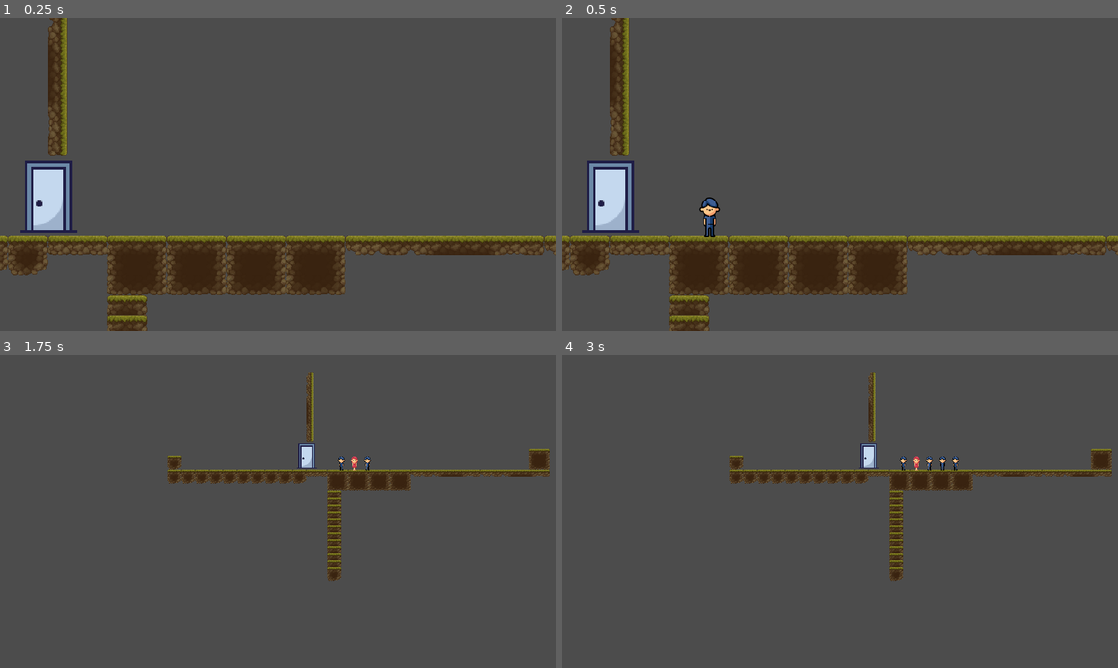
Above: before the commit, frames 1-4 (two rows, left to right).
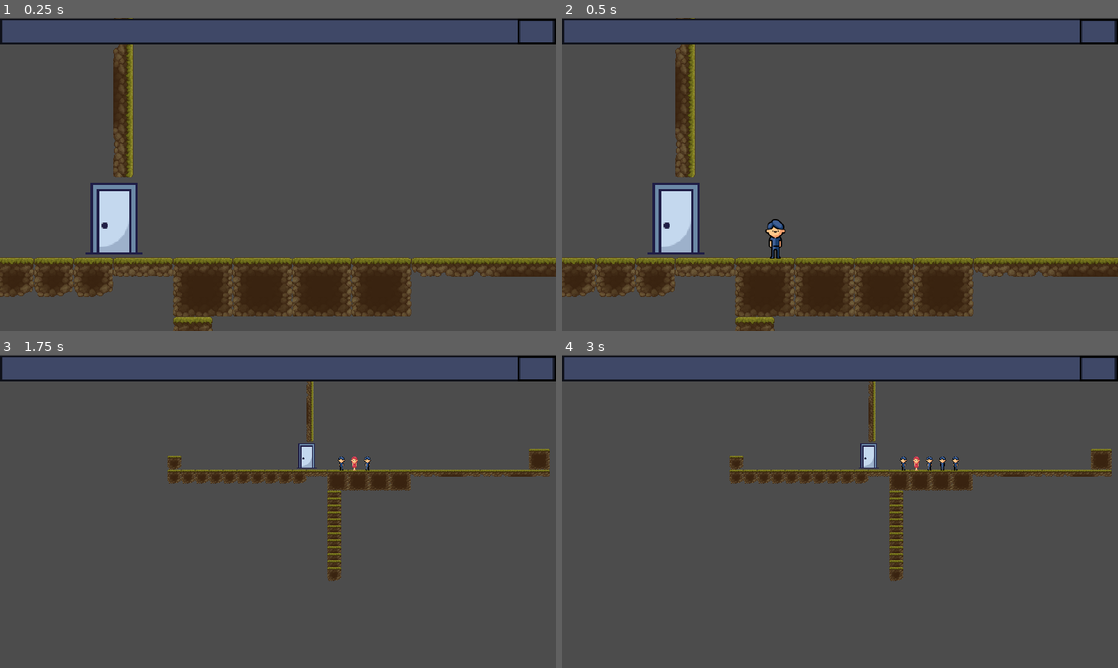
Above: after the commit, the same moments.

Repository: aret777/Bunker-Survival
Game: Godot game, scene res://World.tscn
Same seed, same stepped clock (60 frames per second), same inputs: the game is played once before the commit and once after it.
Inputs (mouse positions are in pixels of both pictures, inside the frame that each line leads up to):
- Up to frame 1 (0.25 s): no input
- Up to frame 2 (0.5 s): no input
- Up to frame 3 (1.75 s): move the mouse to (400, 495) at 0.52 s; hold Right (ui_right) 0.53-1.25 s; hold Mouse wheel down (button_wheel_down) 0.53-1.25 s; click (400, 495) at 0.67 s; tap Enter at 1.25 s; drag from (166, 527) to (250, 574) at 1.27 s
- Up to frame 4 (3 s): tap Space at 2 s; move the mouse to (895, 442) at 2.02 s; press the mouse at (895, 442) at 2.03 s; hold Right (ui_right) 2.03-2.75 s; release the mouse at (895, 442) at 2.75 s; tap Enter at 2.75 s; drag from (812, 574) to (673, 464) at 2.77 s

The runs differ from the first frame. In frame 1, 32% of the frame differs, in the area x 0-100%, y 0-100%; in frame 2, 33%; in frame 3, 8.2%; in frame 4, 8.2%.

Commit message:
27.09 update
First UI panels

Diff:
--- /dev/null
+++ b/UI/BunkerUI.tscn
@@ -0,0 +1,25 @@
+[gd_scene load_steps=3 format=2]
+
+[ext_resource path="res://UI/UI Square.png" type="Texture" id=1]
+[ext_resource path="res://UI/UI Bar.png" type="Texture" id=2]
+
+[node name="BunkerUI" type="Control"]
+anchor_right = 1.0
+anchor_bottom = 1.0
+rect_pivot_offset = Vector2( -352, -88 )
+
+[node name="NinePatchRect" type="NinePatchRect" parent="."]
+anchor_right = 1.0
+margin_top = 1.0
+margin_right = -80.0
+margin_bottom = 61.0
+texture = ExtResource( 2 )
+patch_margin_left = 10
+patch_margin_top = 10
+patch_margin_right = 10
+patch_margin_bottom = 10
+
+[node name="UiSquare" type="Sprite" parent="."]
+position = Vector2( 1235.88, 31 )
+scale = Vector2( 3.5, 2.3 )
+texture = ExtResource( 1 )
--- a/World.tscn
+++ b/World.tscn
@@ -1,10 +1,11 @@
-[gd_scene load_steps=15 format=2]
+[gd_scene load_steps=16 format=2]
 
 [ext_resource path="res://Images/TilesetGround.png" type="Texture" id=1]
 [ext_resource path="res://TimerNode.tscn" type="PackedScene" id=2]
 [ext_resource path="res://World.gd" type="Script" id=3]
 [ext_resource path="res://Images/door.png" type="Texture" id=4]
 [ext_resource path="res://WorldCamera.gd" type="Script" id=5]
+[ext_resource path="res://UI/BunkerUI.tscn" type="PackedScene" id=6]
 
 [sub_resource type="ConvexPolygonShape2D" id=1]
 points = PoolVector2Array( 96, 96, 0, 96, 0, 0, 96, 0 )
@@ -220,7 +221,7 @@
 texture = ExtResource( 4 )
 
 [node name="Camera2D" type="Camera2D" parent="."]
-position = Vector2( 1722, 419 )
+position = Vector2( 1616, 384 )
 current = true
 zoom = Vector2( 0.7, 0.7 )
 limit_left = -10
@@ -233,14 +234,4 @@
 
 [node name="UI" type="CanvasLayer" parent="."]
 
-[node name="Control" type="Control" parent="UI"]
-anchor_right = 1.0
-anchor_bottom = 1.0
-margin_left = 56.0
-margin_top = 32.0
-margin_right = 56.0
-margin_bottom = 32.0
-
-[node name="NinePatchRect" type="NinePatchRect" parent="UI/Control"]
-margin_right = 40.0
-margin_bottom = 40.0
+[node name="BunkerUI" parent="UI" instance=ExtResource( 6 )]
Binary file added: UI/Button 1.png
Not shown, added: UI/Button 1.png.import
Binary file added: UI/Button 2.png
Not shown, added: UI/Button 2.png.import
Binary file added: UI/Profile.png
Not shown, added: UI/Profile.png.import
Binary file added: UI/UI Bar.png
Not shown, added: UI/UI Bar.png.import
Binary file added: UI/UI Square.png
Not shown, added: UI/UI Square.png.import
